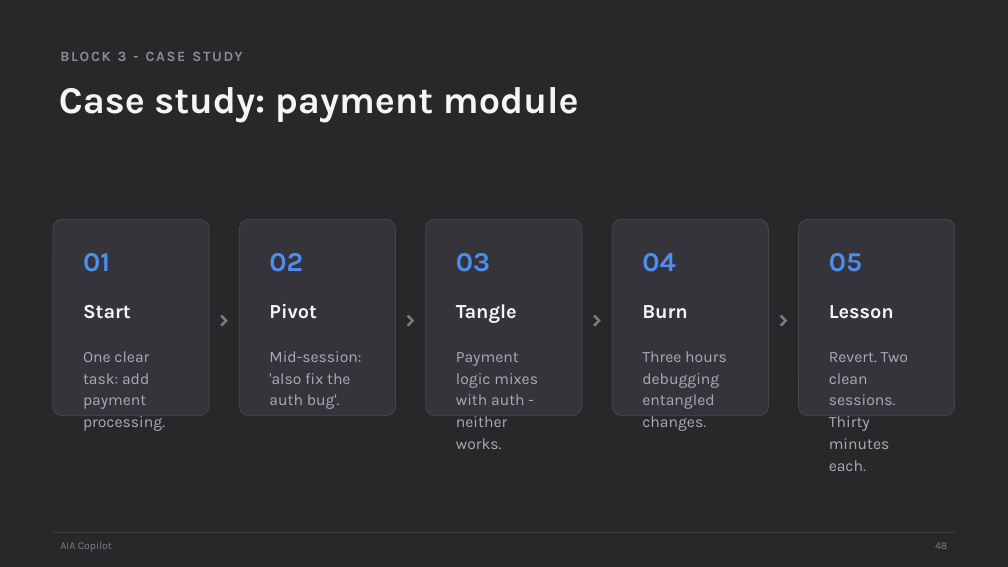
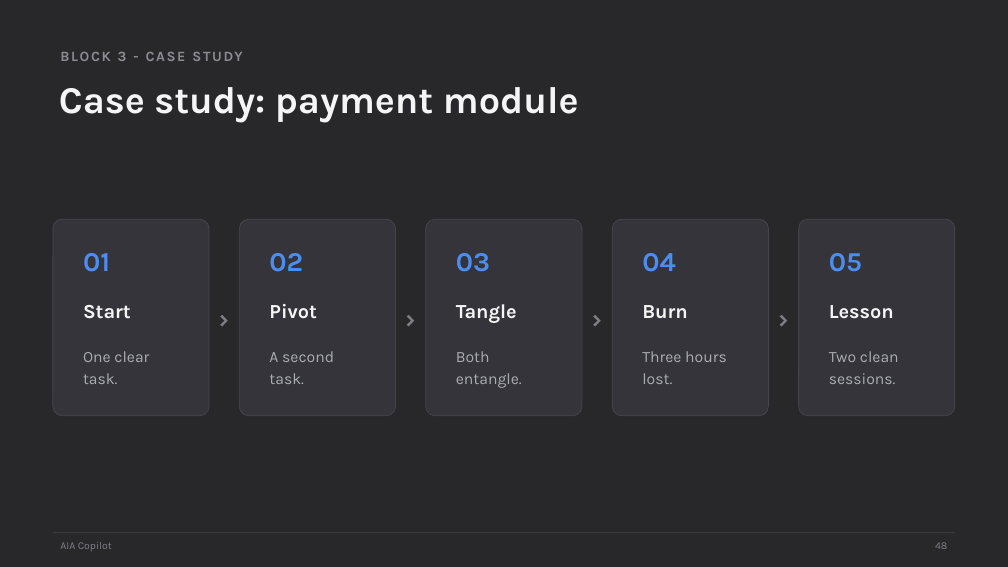
Before and after one commit to scottrhay/AIA-ClaudeCopilot, a slide deck: slide 48 of claude-code-3day/slides/Day1_Claude_Code_Fundamentals.pptx. Drawn at 1008x567 pixels with LibreOffice and Linux fonts; fonts in the diff are those of the drawing. Boxes give left, top, right and bottom in pixels: in the first picture for what was removed or moved away, otherwise in the second. Text is boxed around its words. In the diff, an @@ line names an element or a change of style, - is before the commit and + after.

Commit message:
Fix process-card text overflow across 7 slides (Day 1 s16/s48/s65/s82, Day 3 s51/s64/s80)

```diff
--- a/claude-code-3day/slides/Day1_Claude_Code_Fundamentals.pptx
+++ b/claude-code-3day/slides/Day1_Claude_Code_Fundamentals.pptx
@@ text at <box>83,351,149,384</box>: text changed @@
-One clear task: add payment processing.
+One clear task.
@@ text at <box>269,351,334,384</box>: text changed @@
-Mid-session: 'also fix the auth bug'.
+A second task.
@@ text at <box>456,351,522,388</box>: text changed @@
-Payment logic mixes with auth - neither works.
+Both entangle.
@@ text at <box>642,351,727,384</box>: text changed @@
-Three hours debugging entangled changes.
+Three hours lost.
@@ text at <box>829,351,899,384</box>: text changed @@
-Revert. Two clean sessions. Thirty minutes each.
+Two clean sessions.
```
Also in this commit, not shown: 3 other slides changed, 1 other file.
